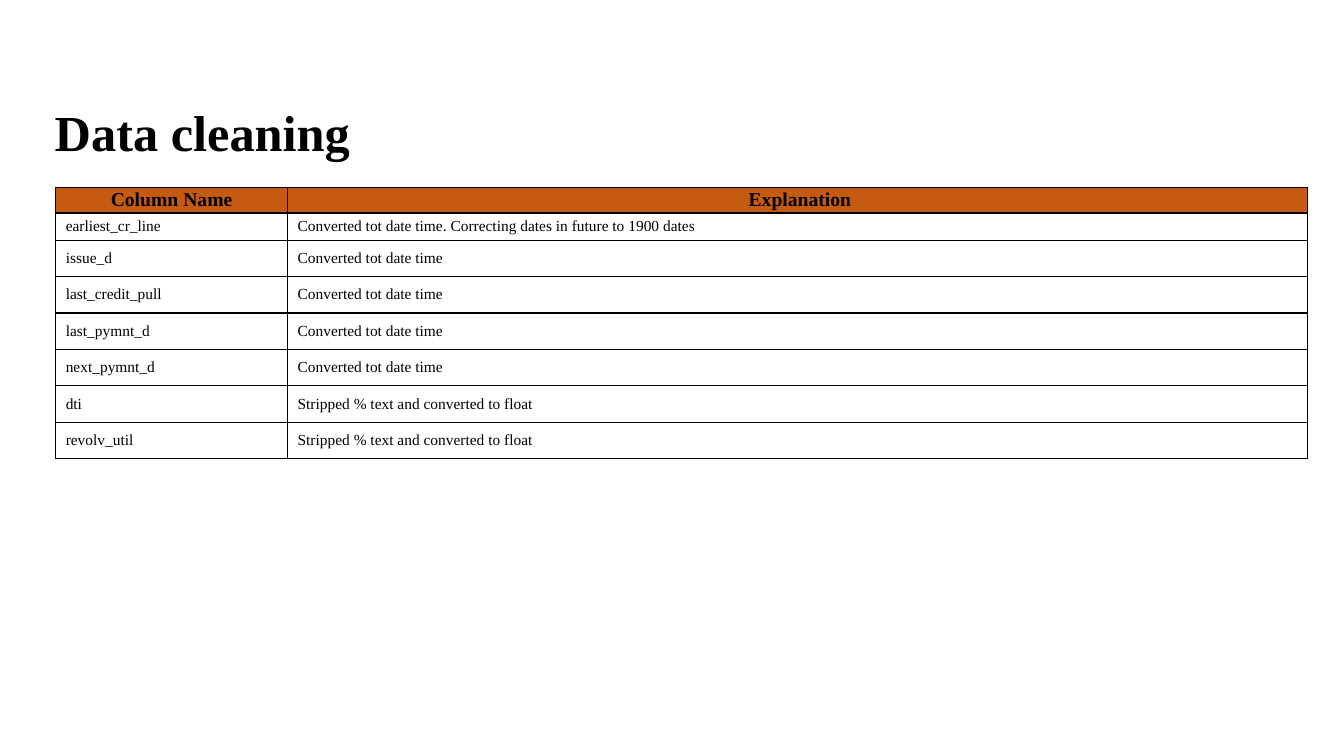
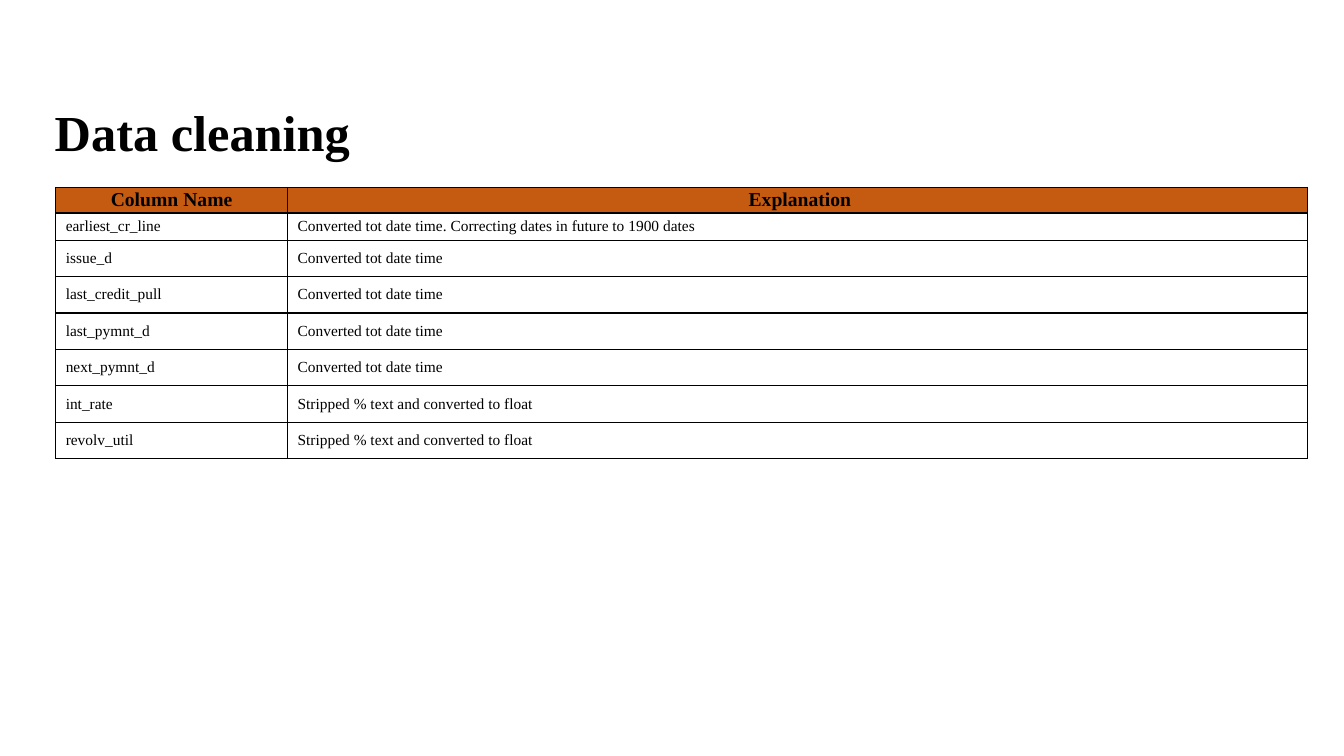
Before and after one commit to Nanditha-G-N/Machine-Learning-Case-Studies, a slide deck: slide 5 of case-study-2/Loan Default case study findings.pptx. Drawn at 1344x756 pixels with LibreOffice and Linux fonts; fonts in the diff are those of the drawing; background and template pictures are left out. Boxes give left, top, right and bottom in pixels: in the first picture for what was removed or moved away, otherwise in the second. Text is boxed around its words. In the diff, an @@ line names an element or a change of style, - is before the commit and + after.

```diff
--- a/case-study-2/Loan Default case study findings.pptx
+++ b/case-study-2/Loan Default case study findings.pptx
@@ table at <box>55,188,1308,460</box> @@
-row 7, column 1: dti
+row 7, column 1: int_rate
```
Also in this commit, not shown: 7 other slides changed, 1 slide added.
